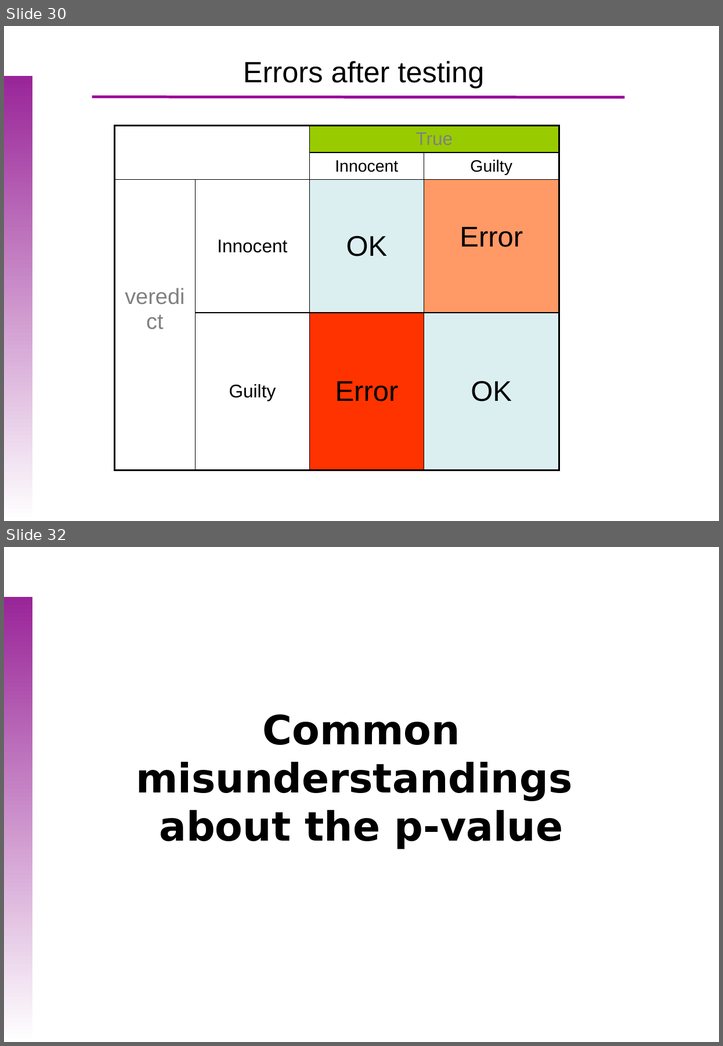
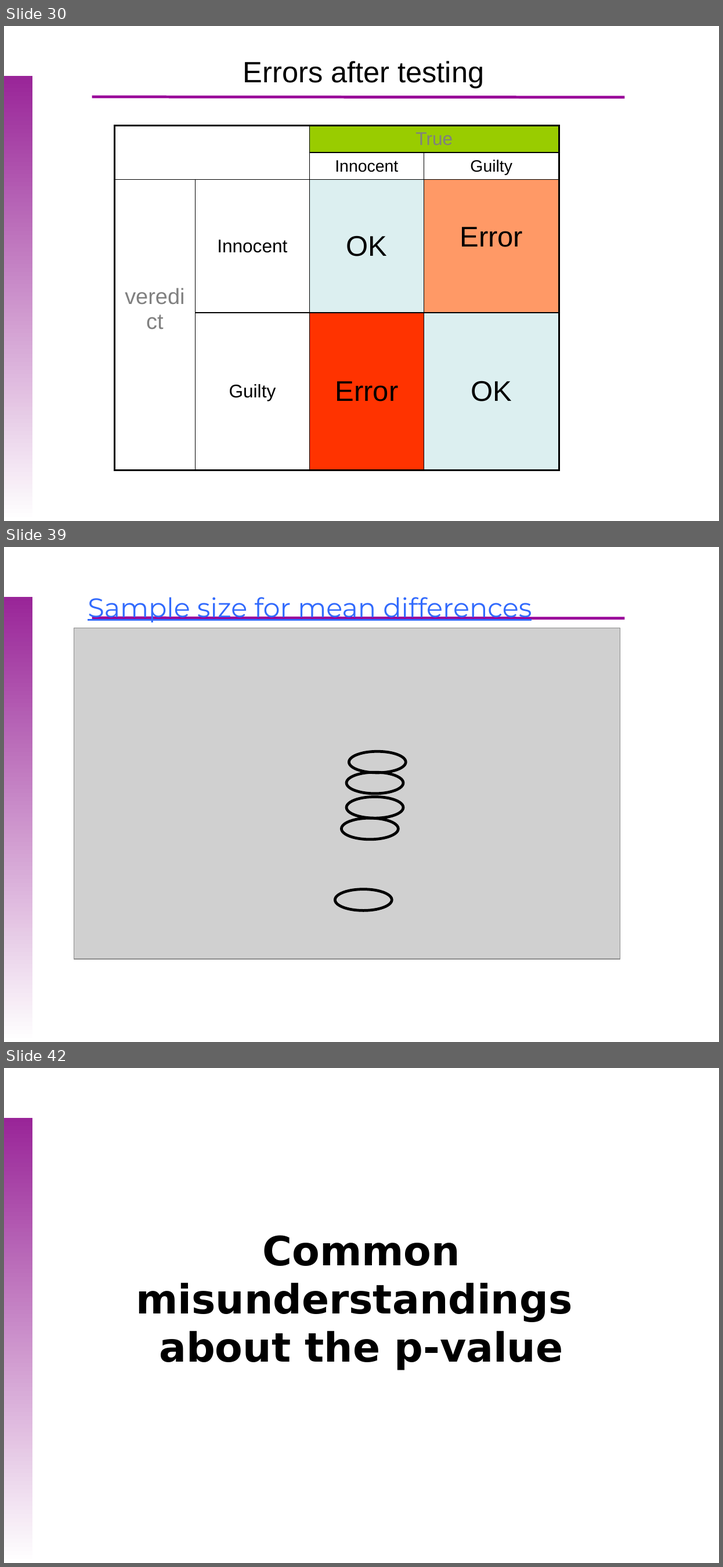
Before and after one commit to uebvhir/Course2020_Statistical-Analysis-with-R, a slide deck: Slides/StatisticsWithR-6-Principles_of_Hypothesis_Testing.pptx. Shown one above the other, each under a label of ours: slides 30 and 32 before the commit, slides 30, 39 and 42 after it; the slides between them are not shown. The pictures are 723x1046 and 723x1567 pixels, drawn with LibreOffice and Linux fonts; fonts in the diff are those of the drawing; grey boxes stand for pictures; background and template pictures are left out. Boxes give left, top, right and bottom in pixels: in the first picture for what was removed or moved away, otherwise in the second. Text is boxed around its words. In the diff, an @@ line names an element or a change of style, - is before the commit and + after.

```diff
--- a/Slides/StatisticsWithR-6-Principles_of_Hypothesis_Testing.pptx
+++ b/Slides/StatisticsWithR-6-Principles_of_Hypothesis_Testing.pptx
@@ slide 39 added at (x1=4, y1=547, x2=719, y2=1042), background picture (left out); not listed: 2 template elements that a slide beside it also shows @@
@@ text added at (x1=88, y1=597, x2=531, y2=622), 29.2 pt, text #316AFD, underline @@
+Sample size for mean differences
@@ picture added at (x1=74, y1=628, x2=619, y2=959) @@
@@ ellipse added at (x1=349, y1=752, x2=406, y2=773), outline #000000 3 pt @@
@@ ellipse added at (x1=346, y1=772, x2=403, y2=793), outline #000000 3 pt @@
@@ ellipse added at (x1=346, y1=797, x2=403, y2=818), outline #000000 3 pt @@
@@ ellipse added at (x1=341, y1=818, x2=398, y2=839), outline #000000 3 pt @@
@@ ellipse added at (x1=335, y1=889, x2=392, y2=910), outline #000000 3 pt @@
@@ what was slide 32 is now slide 42 @@
```
Also in this commit, not shown: 1 slide changed, 9 other slides added, 6 other files.
